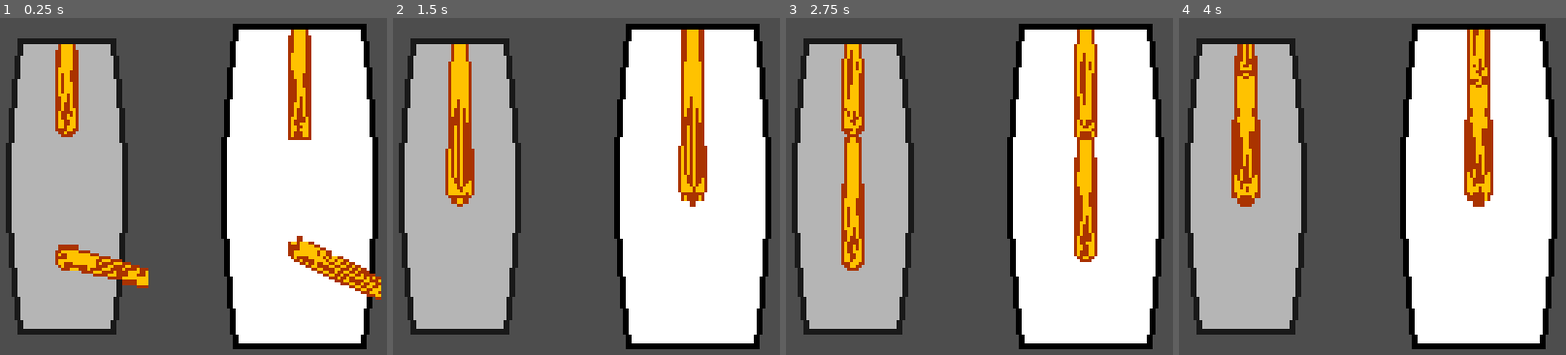
Above: before the commit, frames 1-4 (left to right).
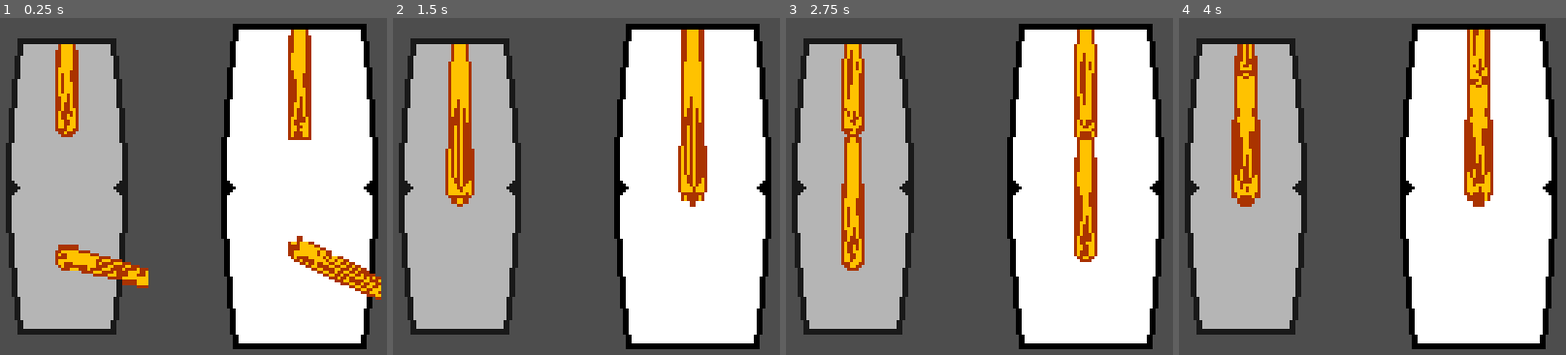
Above: after the commit, the same moments.

Repository: tm-nielsen/big-boy-balance-beam
Game: Godot game, scene res://scenes/character_select.tscn
The game is run twice, just before and just after one commit, with the same random seed, the same clock (stepped at 60 frames per second) and the same inputs. This scene is started directly instead of the project's main scene.
Inputs:
- Up to frame 1 (0.25 s): no input
- Up to frame 2 (1.5 s): tap Enter at 0.5 s
- Up to frame 3 (2.75 s): no input
- Up to frame 4 (4 s): no input

The runs differ from the first frame. In frame 1, 0.2% of the frame differs, in the area x 3-97%, y 48-53%; in frame 2, 0.2%; in frame 3, 0.2%; in frame 4, 0.2%.

Commit message:
Added carets to selection carousel

Diff:
--- a/scripts/character_selection/selection_carousel.gd
+++ b/scripts/character_selection/selection_carousel.gd
@@ -19,6 +19,7 @@
 @export var size := Vector2(48, 110)
 @export var curve_radius: float = 4
 @export var curve_steps: int = 6
+@export var caret_size := Vector2(4, 8)
 @export var fill_colour := Color.TRANSPARENT
 @export var border_colour := Color.BLACK
 @export var border_width: float = 2
@@ -139,6 +140,9 @@
   points.append(points[0])
   draw_polyline(points, border_colour, border_width)
 
+  _draw_caret(-Vector2((size.x + curve_radius) / 2, 0), 1)
+  _draw_caret(Vector2((size.x + curve_radius) / 2, 0), -1)
+
 func _get_curve_points(origin: Vector2, x_direction: float, y_direction: float) -> PackedVector2Array:
   var points = PackedVector2Array()
   origin.x -= x_direction * curve_radius / 2
@@ -150,6 +154,14 @@
   points.append(origin)
   return points
 
+func _draw_caret(origin: Vector2, direction: float):
+  var points = PackedVector2Array()
+  var vertical_offset = Vector2.UP * caret_size.y / 2
+  points.append(origin + vertical_offset)
+  points.append(origin + Vector2.RIGHT * direction * caret_size.x)
+  points.append(origin - vertical_offset)
+  draw_colored_polygon(points, border_colour)
+
 
 func is_numbered_action_just_pressed(simple_name: String) -> bool:
   return Input.is_action_just_pressed(_get_input_name(simple_name))
